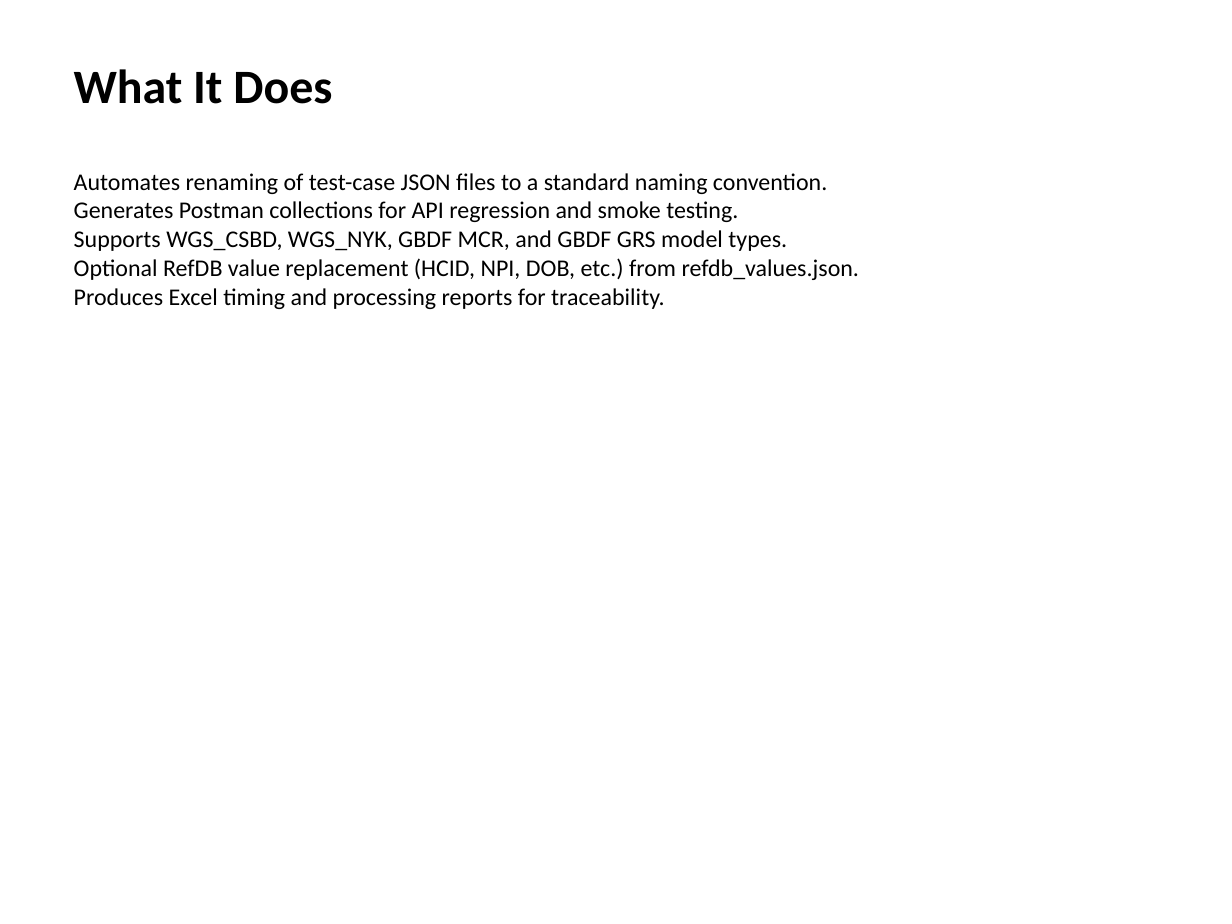
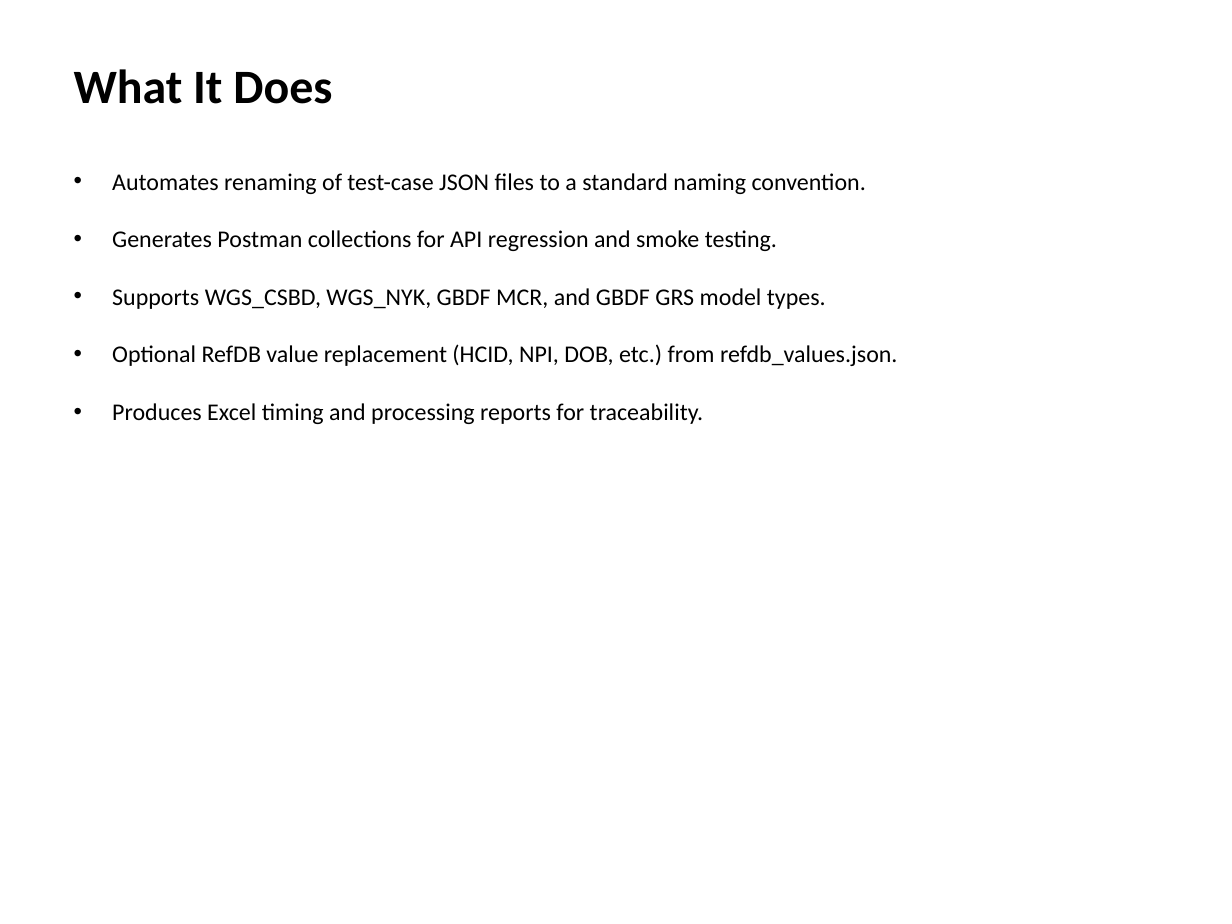
Before and after one commit to vishnupriyancode/renaming_files, a slide deck: slide 2 of Docs/Project_Overview_Management.pptx. Drawn at 1232x924 pixels with LibreOffice and Linux fonts; fonts in the diff are those of the drawing. Boxes give left, top, right and bottom in pixels: in the first picture for what was removed or moved away, otherwise in the second. Text is boxed around its words. In the diff, an @@ line names an element or a change of style, - is before the commit and + after.

```diff
--- a/Docs/Project_Overview_Management.pptx
+++ b/Docs/Project_Overview_Management.pptx
@@ text "Automates renaming of test-case JSON ..." at bbox=[112, 173, 897, 424]: bullet none to • @@
```
Also in this commit, not shown: 3 other slides changed, 6 slides added, 15 other files.
